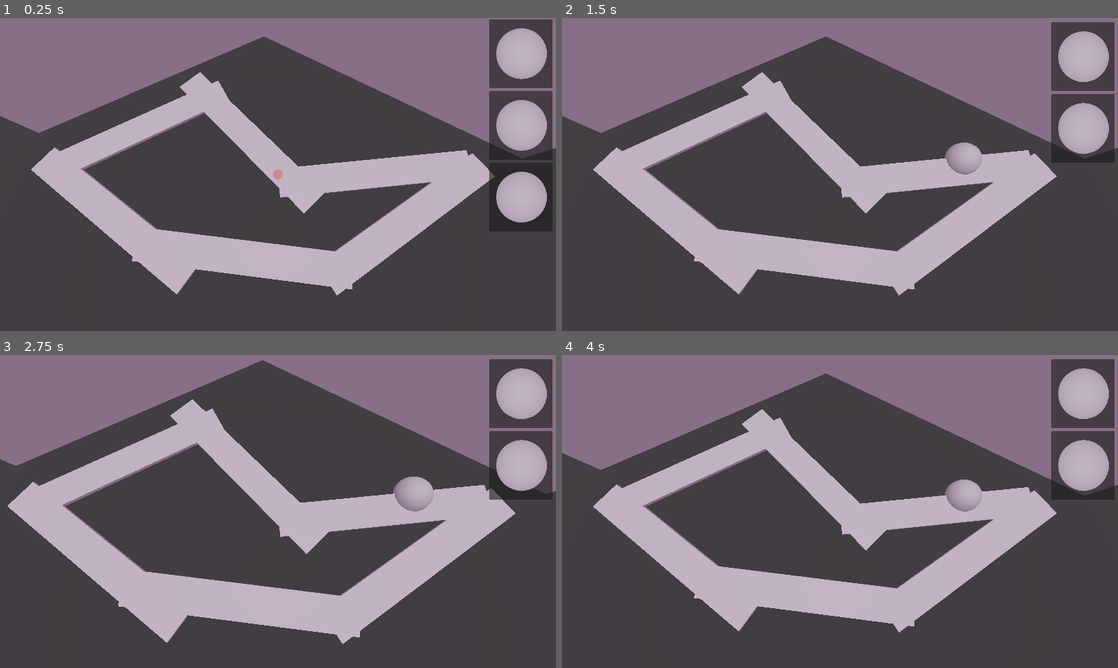
Above: before the commit, frames 1-4 (two rows, left to right).
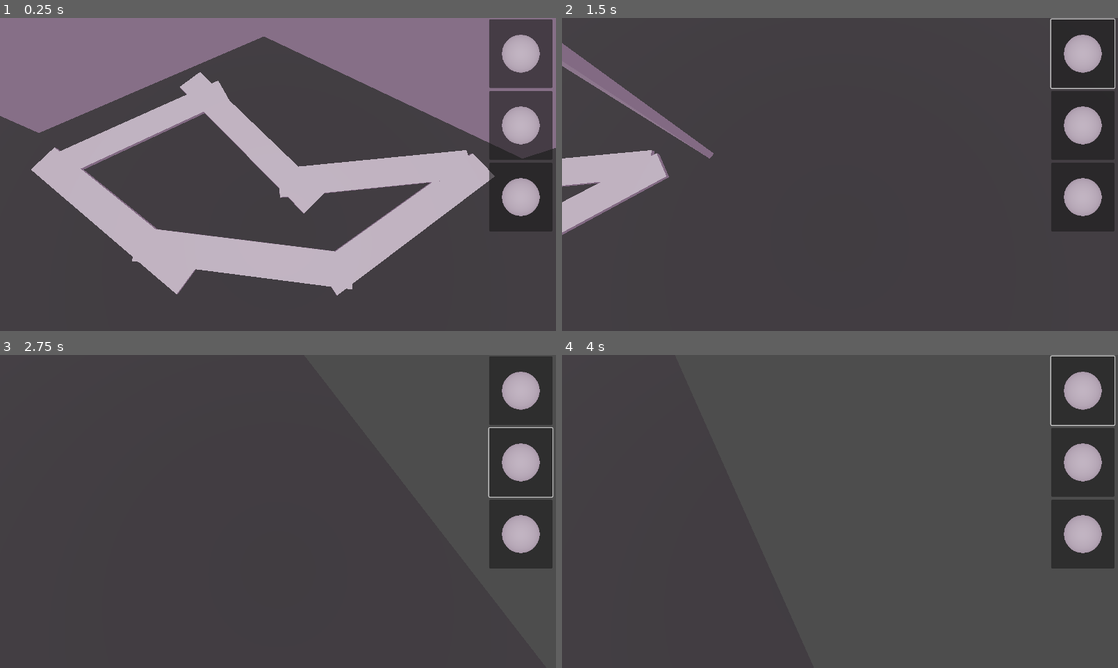
Above: after the commit, the same moments.

Repository: homexhome/TinyCreatures_LD
Game: Godot game, scene res://scenes/test_scenes/test_world.tscn
Same seed, same stepped clock (60 frames per second), same inputs: the game is played once before the commit and once after it.
Inputs (mouse positions are in pixels of both pictures, inside the frame that each line leads up to):
- Up to frame 1 (0.25 s): no input
- Up to frame 2 (1.5 s): click (1084, 52) at 0.52 s; move the mouse to (962, 158) at 1.27 s; hold Right (ui_right) from 1.28 s (still down); click (962, 158) at 1.42 s
- Up to frame 3 (2.75 s): tap Enter at 2 s; move the mouse to (166, 527) at 2.02 s; release Right (ui_right) at 2.03 s; hold Down (ui_down) from 2.03 s (still down); click (166, 527) at 2.17 s
- Up to frame 4 (4 s): tap Space at 2.75 s; move the mouse to (895, 442) at 2.77 s; release Down (ui_down) at 2.78 s; hold Right (ui_right) 2.78-3.53 s; click (895, 442) at 2.92 s; tap Enter at 3.5 s; move the mouse to (812, 574) at 3.52 s; hold Up (ui_up) from 3.53 s (still down); click (812, 574) at 3.67 s

The runs differ from the first frame. In frame 1, 1.7% of the frame differs, in the area x 49-99%, y 3-66%; in frame 2, 45%, in the area x 0-100%, y 0-89%; in frame 3, 41%; in frame 4, 41%.

Commit message:
Camera movement

Diff:
--- a/project.godot
+++ b/project.godot
@@ -19,7 +19,26 @@
 
 window/size/viewport_width=1280
 window/size/viewport_height=720
-window/size/resizable=false
+window/stretch/mode="viewport"
+
+[input]
+
+ui_left={
+"deadzone": 0.5,
+"events": [Object(InputEventKey,"resource_local_to_scene":false,"resource_name":"","device":0,"window_id":0,"alt_pressed":false,"shift_pressed":false,"ctrl_pressed":false,"meta_pressed":false,"pressed":false,"keycode":4194319,"physical_keycode":0,"key_label":0,"unicode":0,"location":0,"echo":false,"script":null)
+, Object(InputEventJoypadButton,"resource_local_to_scene":false,"resource_name":"","device":0,"button_index":13,"pressure":0.0,"pressed":false,"script":null)
+, Object(InputEventJoypadMotion,"resource_local_to_scene":false,"resource_name":"","device":0,"axis":0,"axis_value":-1.0,"script":null)
+, Object(InputEventKey,"resource_local_to_scene":false,"resource_name":"","device":-1,"window_id":0,"alt_pressed":false,"shift_pressed":false,"ctrl_pressed":false,"meta_pressed":false,"pressed":false,"keycode":0,"physical_keycode":65,"key_label":0,"unicode":97,"location":0,"echo":false,"script":null)
+]
+}
+ui_right={
+"deadzone": 0.5,
+"events": [Object(InputEventKey,"resource_local_to_scene":false,"resource_name":"","device":0,"window_id":0,"alt_pressed":false,"shift_pressed":false,"ctrl_pressed":false,"meta_pressed":false,"pressed":false,"keycode":4194321,"physical_keycode":0,"key_label":0,"unicode":0,"location":0,"echo":false,"script":null)
+, Object(InputEventJoypadButton,"resource_local_to_scene":false,"resource_name":"","device":0,"button_index":14,"pressure":0.0,"pressed":false,"script":null)
+, Object(InputEventJoypadMotion,"resource_local_to_scene":false,"resource_name":"","device":0,"axis":0,"axis_value":1.0,"script":null)
+, Object(InputEventKey,"resource_local_to_scene":false,"resource_name":"","device":-1,"window_id":0,"alt_pressed":false,"shift_pressed":false,"ctrl_pressed":false,"meta_pressed":false,"pressed":false,"keycode":0,"physical_keycode":68,"key_label":0,"unicode":100,"location":0,"echo":false,"script":null)
+]
+}
 
 [rendering]
 
--- /dev/null
+++ b/resources/character_stats.gd
@@ -0,0 +1,9 @@
+extends Resource
+
+enum COMBAT_TYPE {CLOSE_COMBAT, ARCHER, MAGE}
+@export var type : COMBAT_TYPE
+@export var max_health : float = 100
+@export var attack_damage : float = 20
+@export var movement_speed : float = 3
+@export var attack_speed : float = 3
+@export var cast_speed : float = 3
--- /dev/null
+++ b/scenes/mobs/mob_skeleton_fighter.tscn
@@ -0,0 +1,15 @@
+[gd_scene load_steps=2 format=3 uid="uid://cd8mb4ei6cffv"]
+
+[sub_resource type="CylinderShape3D" id="CylinderShape3D_ir6k8"]
+radius = 3.0
+
+[node name="Mob" type="Node3D"]
+
+[node name="Visual" type="Node3D" parent="."]
+
+[node name="Health" type="Node" parent="."]
+
+[node name="DetectionRange" type="Area3D" parent="."]
+
+[node name="CollisionShape3D" type="CollisionShape3D" parent="DetectionRange"]
+shape = SubResource("CylinderShape3D_ir6k8")
--- a/scenes/test_scenes/camera_3d.gd
+++ b/scenes/test_scenes/camera_3d.gd
@@ -2,25 +2,21 @@
 @export var max_fov : float = 100.0
 @export var min_fov : float = 40
 
-var min_angle = -PI / 4 # Минимальный угол (примерно -45 градусов)
-var max_angle = PI / 4 # Максимальный угол (примерно 45 градусов)
-
-func _process(_delta):
-	return
+@export var camera_speed : float = 10
+func _process(delta):
+	move_camera_with_mouse(delta)
 
 func move_camera_with_mouse(delta):
-	var sensitivity = 0.002
+	#return
+	##Get the displacement from the center
+	#var mouse_diff = get_viewport().get_mouse_position() - get_viewport().size / 2.0
+	##print(mouse_diff)
+	#var current_rotation = rotation
+	#current_rotation = rotation + Vector3(-mouse_diff.y, -mouse_diff.x, 0) * sensitivity * delta
+	#rotation.x = clamp(current_rotation.x, deg_to_rad(-40), deg_to_rad(-20))
+	#rotation.y = clamp(current_rotation.y, deg_to_rad(-50), deg_to_rad(-10))
 
-	#Get the displacement from the center
-	var mouse_diff = get_viewport().get_mouse_position() - get_viewport().size / 2.0
-	#print(mouse_diff)
-	var current_rotation = rotation
-	current_rotation = rotation + Vector3(-mouse_diff.y, -mouse_diff.x, 0) * sensitivity * delta
-	rotation.x = clamp(current_rotation.x, deg_to_rad(-40), deg_to_rad(-20))
-	rotation.y = clamp(current_rotation.y, deg_to_rad(-50), deg_to_rad(-10))
-
-func _input(event: InputEvent) -> void:
-	if event.is_action_pressed("ui_up"):
-		fov = clampf(fov + 5, min_fov, max_fov)
-	if event.is_action_pressed("ui_down"):
-		fov = clampf(fov - 5, min_fov, max_fov)
+	if Input.is_action_pressed("ui_right"):
+		translate(Vector3.RIGHT * delta * camera_speed)
+	if Input.is_action_pressed("ui_left"):
+		translate(Vector3.LEFT * delta * camera_speed)
--- a/scenes/test_scenes/test_mesh.tscn
+++ b/scenes/test_scenes/test_mesh.tscn
@@ -2,6 +2,8 @@
 
 [sub_resource type="SphereMesh" id="SphereMesh_dewu3"]
 
-[node name="MeshInstance3D" type="MeshInstance3D"]
-transform = Transform3D(1, 0, 0, 0, 1, 0, 0, 0, 1, -12.3168, 0, 0)
+[node name="Node3D" type="Node3D"]
+
+[node name="MeshInstance3D" type="MeshInstance3D" parent="."]
+transform = Transform3D(1, 0, 0, 0, 1, 0, 0, 0, 1, 0, 1, 0)
 mesh = SubResource("SphereMesh_dewu3")
--- a/scenes/test_scenes/test_world.tscn
+++ b/scenes/test_scenes/test_world.tscn
@@ -26,6 +26,8 @@
 [sub_resource type="Environment" id="Environment_l0yfs"]
 ambient_light_source = 2
 ambient_light_color = Color(0.943109, 0.774977, 0.946805, 1)
+
+[sub_resource type="SphereMesh" id="SphereMesh_dewu3"]
 
 [sub_resource type="ViewportTexture" id="ViewportTexture_sofeo"]
 viewport_path = NodePath("UI/SubViewport")
@@ -78,6 +80,7 @@
 
 [node name="Camera3D" type="Camera3D" parent="."]
 transform = Transform3D(0.87462, 0.467177, -0.12956, 0, 0.267238, 0.96363, 0.48481, -0.84281, 0.233732, 0.08, 6.055, 1.595)
+current = true
 fov = 75.1
 size = 8.001
 script = ExtResource("1_erffx")
@@ -111,13 +114,16 @@
 size = Vector2i(138, 150)
 render_target_update_mode = 4
 
-[node name="MeshInstance3D" parent="UI/SubViewport" instance=ExtResource("5_d51ea")]
-
 [node name="Camera3D" type="Camera3D" parent="UI/SubViewport"]
 transform = Transform3D(1, 0, 0, 0, 1, 0, 0, 0, 1, -12.329, 0, 0.971)
 
 [node name="DirectionalLight3D" type="DirectionalLight3D" parent="UI/SubViewport"]
 transform = Transform3D(1, 0, 0, 0, 1, 0, 0, 0, 1, -12.1992, 0, 3.66713)
+
+[node name="MeshInstance3D2" type="MeshInstance3D" parent="UI/SubViewport"]
+transform = Transform3D(1, 0, 0, 0, 1, 0, 0, 0, 1, -12.329, 0, -0.252417)
+mesh = SubResource("SphereMesh_dewu3")
+skeleton = NodePath("")
 
 [node name="ScrollContainer" type="ScrollContainer" parent="UI"]
 clip_contents = false
--- a/scripts/test_scripts/test_target.gd
+++ b/scripts/test_scripts/test_target.gd
@@ -5,13 +5,21 @@
 
 @export var ui : UIControl
 
-func _physics_process(_delta: float) -> void:
+var mouse_position_3D : Vector3
+
+func _physics_process(delta: float) -> void:
 	var window_size = DisplayServer.window_get_size()
 	var viewport = get_viewport()
 	var mouse_position = viewport.get_mouse_position()
 	#print("Mouse : ", mouse_position, "window size : ", window_size)
 	if (mouse_position.x < 0 or mouse_position.x > window_size.x or
-			mouse_position.y < 0 or mouse_position.y > window_size.y): return
+			mouse_position.y < 0 or mouse_position.y > window_size.y):
+				if mouse_position.x <= 0 :
+					camera.translate(Vector3.LEFT* delta * camera.camera_speed)
+				elif mouse_position.x >= window_size.x:
+					camera.translate(Vector3.RIGHT * delta * camera.camera_speed)
+				return
+
 
 	var space_state = get_world_3d().direct_space_state
 	var origin= camera.project_ray_origin(mouse_position)
@@ -20,9 +28,9 @@
 	var end = origin + direction * ray_length
 	var query = PhysicsRayQueryParameters3D.create(origin, end, 1)
 	var result = space_state.intersect_ray(query)
-	var mouse_position_3D = end
+	mouse_position_3D = end
 
-	if not result.is_empty():
+	if not result.is_empty() and is_instance_valid(ui.active_monster_button):
 		mesh_to_take.show()
 		mouse_position_3D = result["position"]
 		#print("Расстояние : ", (mouse_position_3D - origin).length())
@@ -33,4 +41,4 @@
 func _input(event: InputEvent) -> void:
 	if mesh_to_take.visible and event is InputEventMouseButton and event.is_pressed():
 		if event.button_index == MOUSE_BUTTON_LEFT:
-			ui.monster_spawn_from_button(mesh_to_take.global_position)
+			ui.monster_spawn_from_button(mouse_position_3D)
Not shown: 1 places in scenes/test_scenes/test_world.tscn that only renumber resources
